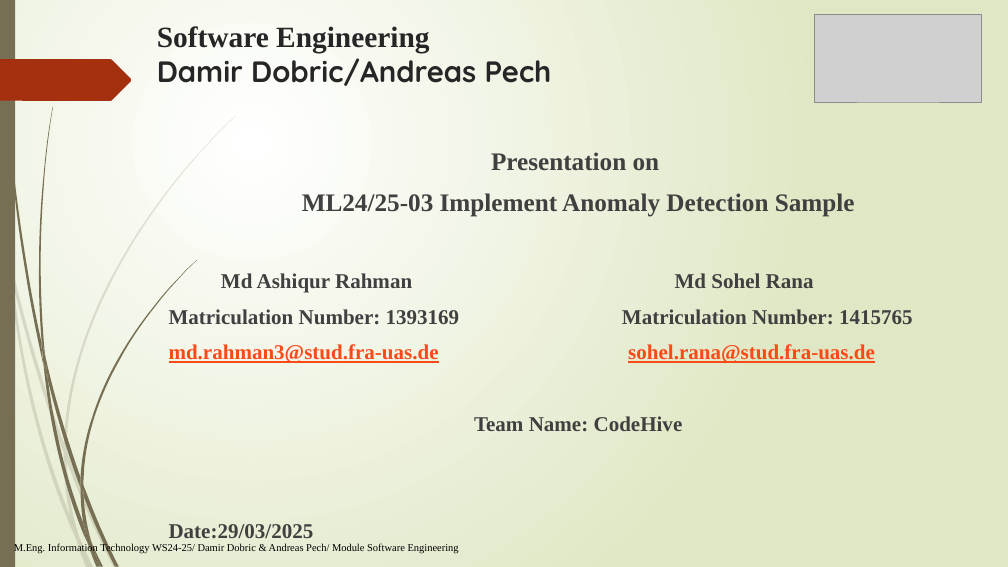
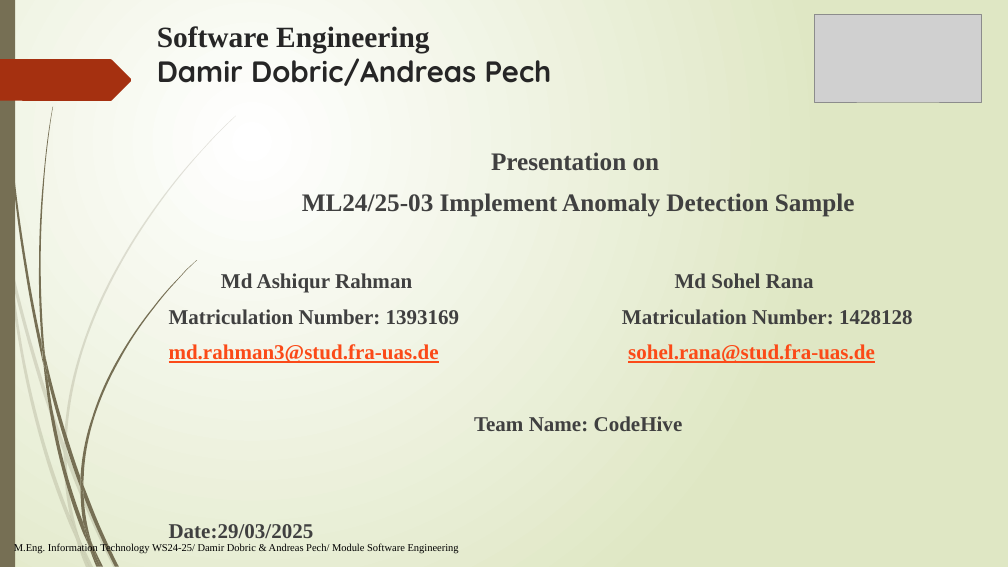
Before and after one commit to sohelranalive/neocortexapi-CodeHive, a slide deck: slide 1 of source/MySEProject/Documentation/PresentationFile_CodeHive.pptx. Drawn at 1008x567 pixels with LibreOffice and Linux fonts; fonts in the diff are those of the drawing; grey boxes stand for pictures. Boxes give left, top, right and bottom in pixels: in the first picture for what was removed or moved away, otherwise in the second. Text is boxed around its words. In the diff, an @@ line names an element or a change of style, - is before the commit and + after.

Commit message:
made minor cahnges

```diff
--- a/source/MySEProject/Documentation/PresentationFile_CodeHive.pptx
+++ b/source/MySEProject/Documentation/PresentationFile_CodeHive.pptx
@@ text at [169,309,913,325]: text changed @@
-Matriculation Number: 1393169 Matriculation Number: 1415765
+Matriculation Number: 1393169 Matriculation Number: 1428128
```
